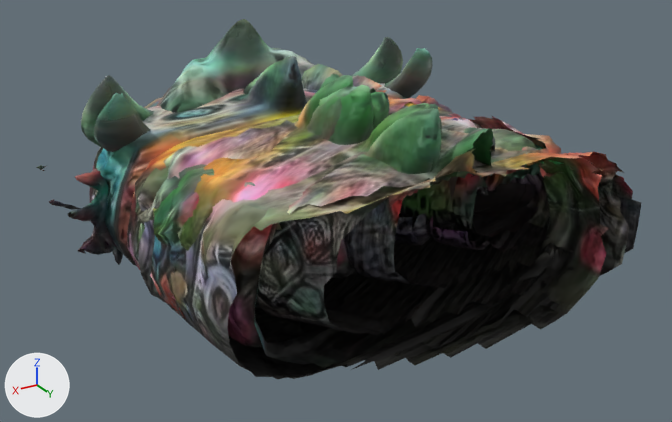
Renders of the glTF model assets/models/bodies/leviathan.glb from each side of a commit.
Rendered twice from a camera (50 mm lens) standing at (24.9, 40.9, 16.7) and looking at (2.1, 2.8, -2.3). Every picture has the same lights, and +X, +Y and +Z are marked at lower left. The older version comes first. Vertices at exactly the same position are counted once.

The older version as bpy lines, for what is in view:
```python
ob_part_0 = bpy.data.objects.new('part-0', me_part_0)
ob_part_0.location = (0.0, 0.0, 0.0)
ob_part_1 = bpy.data.objects.new('part-1', me_part_1)
ob_part_1.location = (0.0, 0.0, 0.0)
ob_part_10 = bpy.data.objects.new('part-10', me_part_10)
ob_part_10.location = (0.0, 0.0, 0.0)
ob_part_2 = bpy.data.objects.new('part-2', me_part_2)
ob_part_2.location = (0.0, 0.0, 0.0)
ob_part_3 = bpy.data.objects.new('part-3', me_part_3)
ob_part_3.location = (0.0, 0.0, 0.0)
ob_part_5 = bpy.data.objects.new('part-5', me_part_5)
ob_part_5.location = (0.0, 0.0, 0.0)
ob_part_6 = bpy.data.objects.new('part-6', me_part_6)
ob_part_6.location = (0.0, 0.0, 0.0)
ob_part_8 = bpy.data.objects.new('part-8', me_part_8)
ob_part_8.location = (0.0, 0.0, 0.0)
# also in view: 'part-9' at (-2.7, 5.0, -0.6); 'part-11' at (-3.3, 4.7, -0.6)
```
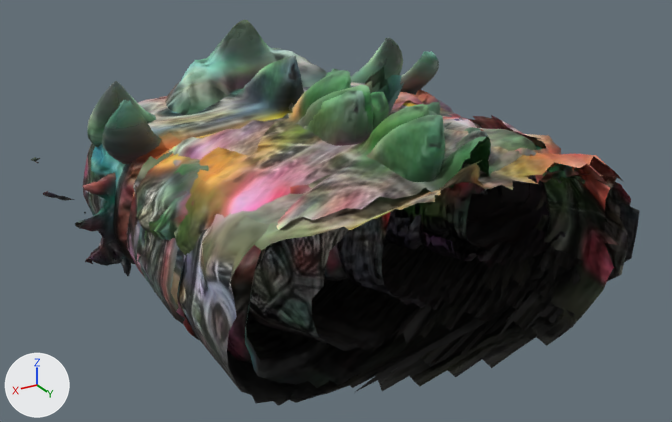
The change, as a list of edits to the scene's bpy script:
```text
Change me_part_0:
    remove me_part_0.from_pydata(...)  # 2941 vertices, 5637 faces; spans x -9.0..15.2, y -7.9..7.4, z -5.6..5.4
    add me_part_0.from_pydata(...)  # 2941 vertices, 5637 faces; spans x -9.0..15.2, y -9.5..8.5, z -5.6..5.4
    me_part_0 part 1: the loose piece of 35 vertices spanning x 12.7..14.8, y -6.6..-4.8, z -3.3..-1.8 is scaled about its middle by (1, 1.12, 1), then moved by (0.0, -1.1, 0.1)
    me_part_0 part 2: the loose piece of 17 vertices spanning x 14.6..15.2, y -5.2..-4.8, z -0.1..0.2 is moved by (0.0, -1.0, 0.1)
    me_part_0 part 3: 1991 of 2941 vertices moved; they spanned x -9.0..14.9, y -7.9..7.4, z -5.6..5.2 and now span x -9.0..14.9, y -9.5..8.5, z -5.6..5.2; mean shift (0.1, 0.0, 0.0); largest move (-3.1, -7.8, -4.6) -> (-3.1, -9.5, -4.5)
    other edits to the shape of me_part_0 do not show in these pictures
Change me_part_1:
    remove me_part_1.from_pydata(...)  # 4529 vertices, 8914 faces; spans x -8.9..15.0, y -12.0..0.1, z -6.3..6.2
    add me_part_1.from_pydata(...)  # 4529 vertices, 8914 faces; spans x -9.0..15.0, y -12.0..1.3, z -6.3..6.2
    me_part_1 part 4: 2872 of 4529 vertices moved; they spanned x -8.9..15.0, y -9.4..0.1, z -6.3..6.2 and now span x -9.0..15.0, y -9.4..1.3, z -6.3..6.2; mean shift (0.0, 0.7, -0.1); largest move (-1.9, -3.0, -5.7) -> (-1.9, -1.4, -5.8)
Change me_part_2:
    remove me_part_2.from_pydata(...)  # 2013 vertices, 3859 faces; spans x -7.2..12.9, y 0.0..13.6, z -5.6..5.4
    add me_part_2.from_pydata(...)  # 2013 vertices, 3859 faces; spans x -7.1..12.9, y -0.9..14.8, z -5.6..5.4
    me_part_2 part 5: 1481 of 2013 vertices moved; they spanned x -7.2..12.9, y 0.0..13.6, z -5.6..5.4 and now span x -7.1..12.9, y -0.9..14.8, z -5.6..5.4; mean shift (0.2, 0.3, 0.0); largest move (-5.7, 12.7, 1.9) -> (-4.7, 14.3, 1.9)
Change me_part_3:
    remove me_part_3.from_pydata(...)  # 2132 vertices, 3996 faces; spans x -8.6..13.1, y -0.1..12.9, z -5.5..5.3
    add me_part_3.from_pydata(...)  # 2132 vertices, 3996 faces; spans x -8.2..12.8, y -1.8..14.0, z -5.5..5.4
    me_part_3 part 6: 1646 of 2132 vertices moved; they spanned x -8.6..13.1, y -0.1..12.9, z -5.5..5.3 and now span x -8.2..12.8, y -1.8..14.0, z -5.5..5.4; mean shift (0.2, 0.1, 0.0); largest move (-5.3, 11.8, 2.0) -> (-3.9, 13.2, 2.1)
Change me_part_5:
    remove me_part_5.from_pydata(...)  # 2362 vertices, 4490 faces; spans x -10.0..12.5, y -0.2..12.3, z -5.1..4.8
    add me_part_5.from_pydata(...)  # 2362 vertices, 4490 faces; spans x -8.9..11.9, y -1.6..13.3, z -5.2..4.7
    me_part_5 part 7: 1534 of 2362 vertices moved; they spanned x -10.0..12.5, y -0.2..12.3, z -5.1..4.8 and now span x -8.9..11.9, y -1.6..13.3, z -5.2..4.7; mean shift (0.2, 0.1, 0.0); largest move (-4.6, 10.7, 1.5) -> (-2.6, 12.3, 1.9)
Change me_part_6:
    remove me_part_6.from_pydata(...)  # 1690 vertices, 3159 faces; spans x -10.0..10.0, y -0.2..11.5, z -4.4..3.6
    add me_part_6.from_pydata(...)  # 1690 vertices, 3159 faces; spans x -8.9..9.0, y -1.8..12.9, z -4.6..4.9
    me_part_6 part 8: 1275 of 1690 vertices moved; they spanned x -10.0..10.0, y -0.2..11.5, z -4.4..3.6 and now span x -8.9..9.0, y -1.8..12.9, z -4.6..4.9; mean shift (0.1, 0.1, 0.0); largest move (-2.8, -0.2, 1.9) -> (-4.5, -1.8, 1.5)
Change me_part_10:
    remove me_part_10.from_pydata(...)  # 112 vertices, 171 faces; spans x -3.06..0.69, y -4.15..1.65, z -1.47..3.58
    add me_part_10.from_pydata(...)  # 112 vertices, 171 faces; spans x -1.83..0.85, y -9.46..-2.59, z -4.78..-1.71
    me_part_10 part 9: 112 of 112 vertices moved; they spanned x -3.06..0.69, y -4.15..1.65, z -1.47..3.58 and now span x -1.83..0.85, y -9.46..-2.59, z -4.78..-1.71; mean shift (0.86, -4.99, -4.36)
```

Boxes [x1, y1, x2, y2] around the edits, measured in the pictures (672 x 422 px; the box of a moved part takes in the faces that stretch with it):
'part-2', reshaped (9% taller): before [150, 85, 609, 379]; after [137, 85, 619, 406]
'part-3', reshaped (9% taller): before [138, 75, 629, 368]; after [133, 70, 629, 388]
'part-5', reshaped (8% taller): before [162, 74, 641, 335]; after [168, 69, 640, 351]
'part-0', reshaped: before [36, 56, 496, 324]; after [31, 56, 503, 340]
'part-1', reshaped: before [68, 19, 433, 265]; after [75, 20, 439, 276]
'part-6', reshaped: before [332, 88, 574, 289]; after [324, 67, 615, 310]
'part-10', reshaped (not visible afterwards): before [301, 64, 387, 93]
part 1 of me_part_0, moved or reshaped: before [49, 199, 81, 210]; after [43, 191, 75, 201]
part 2 of me_part_0, moved or reshaped: before [36, 165, 46, 170]; after [31, 157, 40, 162]
part 3 of me_part_0, moved or reshaped: before [42, 59, 496, 324]; after [36, 58, 501, 340]
part 5 of me_part_2, moved or reshaped: before [150, 86, 609, 379]; after [137, 86, 619, 406]
